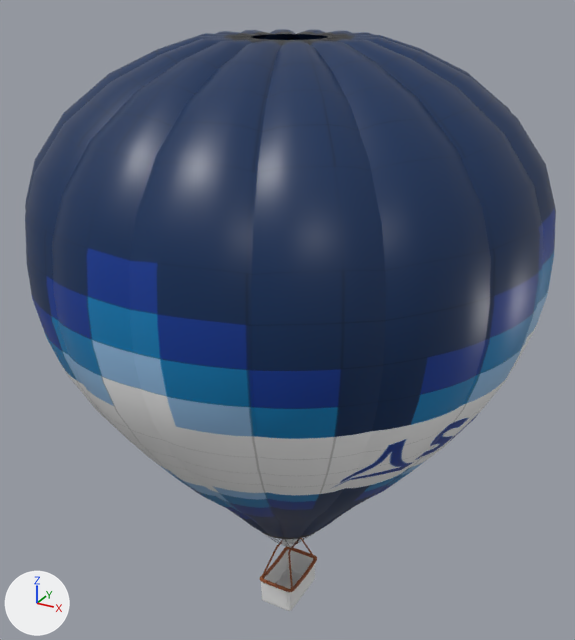
One commit to the Blender file OE-SOE.blend: the scene before it, then after it.
One viewpoint serves both versions: a camera (50 mm lens) standing at (10.6, -19.37, 18.41) and looking at (-0.25, 0.35, 8.55). The lights are fixed; the arrows at lower left show +X, +Y and +Z.

The first picture shows 'Balloon', 'Basket'.
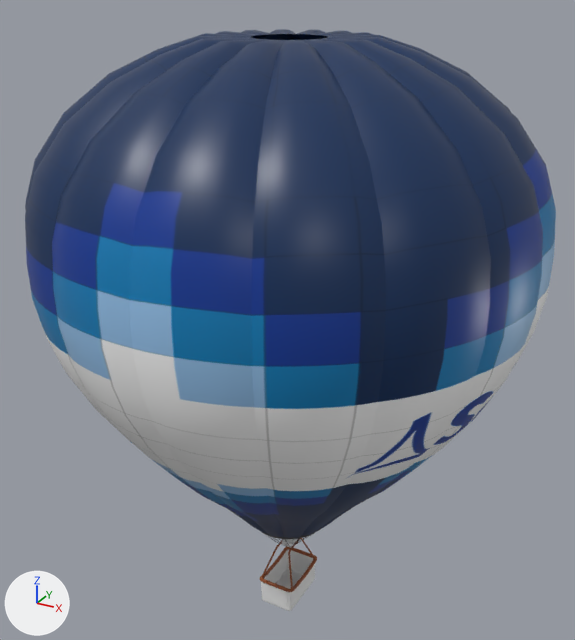
Edits to the scene script, one JSON object a line:
```json
{"op": "remove", "block": "mat_material", "code": "n1 = _N.new('ShaderNodeMapping'); n1.name = 'Mapping'"}
{"op": "remove", "block": "mat_material", "code": "n1.vector_type = 'TEXTURE'"}
{"op": "remove", "block": "mat_material", "code": "n1.inputs[3].default_value = (2.07, 1.0, 1.0)  # 'Scale'"}
{"op": "add", "block": "mat_material", "code": "n1 = _N.new('ShaderNodeMapping'); n1.name = 'Mapping'"}
{"op": "add", "block": "mat_material", "code": "n1.vector_type = 'TEXTURE'"}
{"op": "add", "block": "mat_material", "code": "n1.inputs[3].default_value = (2.1, 1.1, 1.0)  # 'Scale'"}
```

What differs and where, as boxes [x1, y1, x2, y2] in the pictures (575 x 640 px):
```json
{"object": "Balloon", "change": "surface changed", "before": [26, 30, 556, 521], "after": [26, 30, 556, 521]}
```
